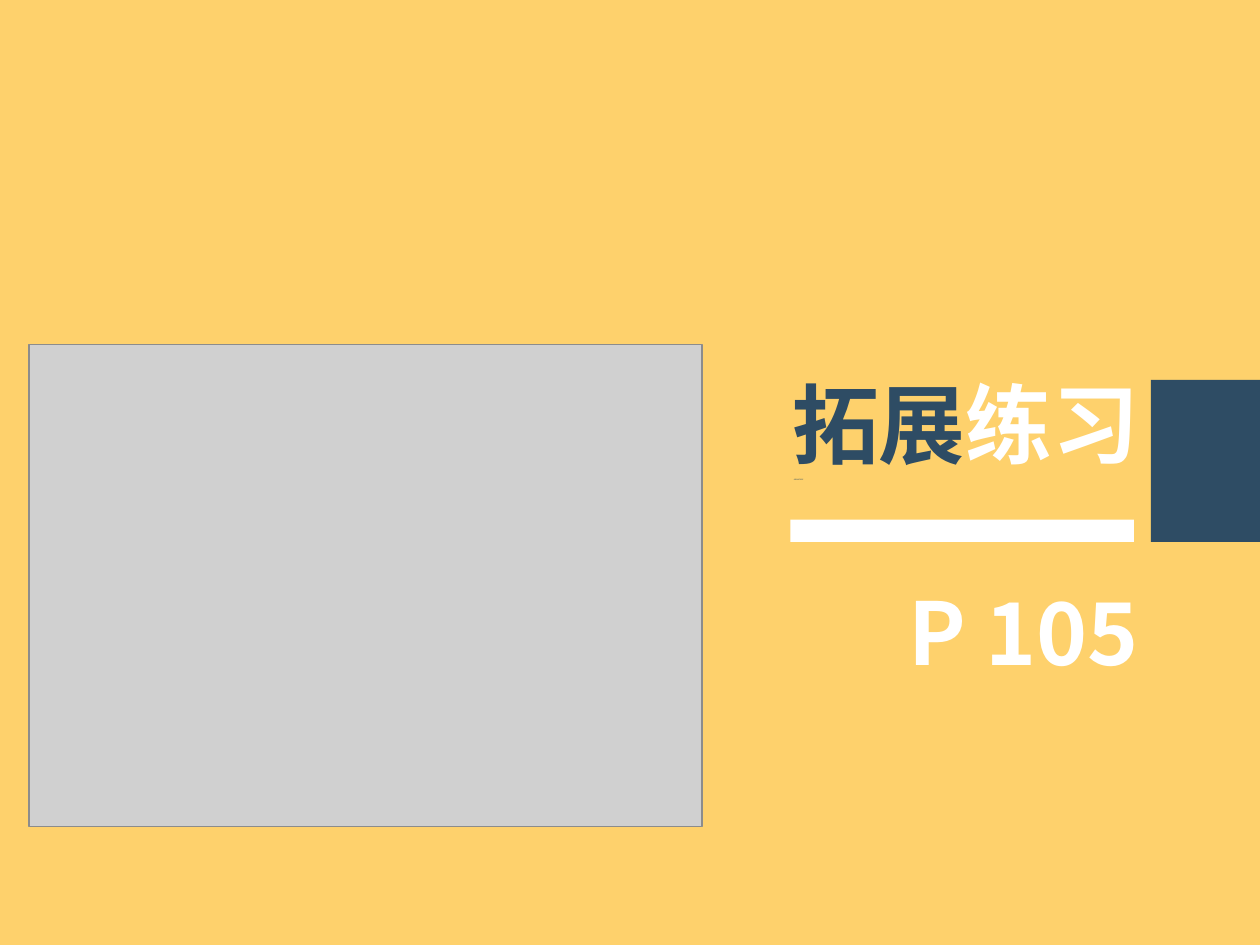
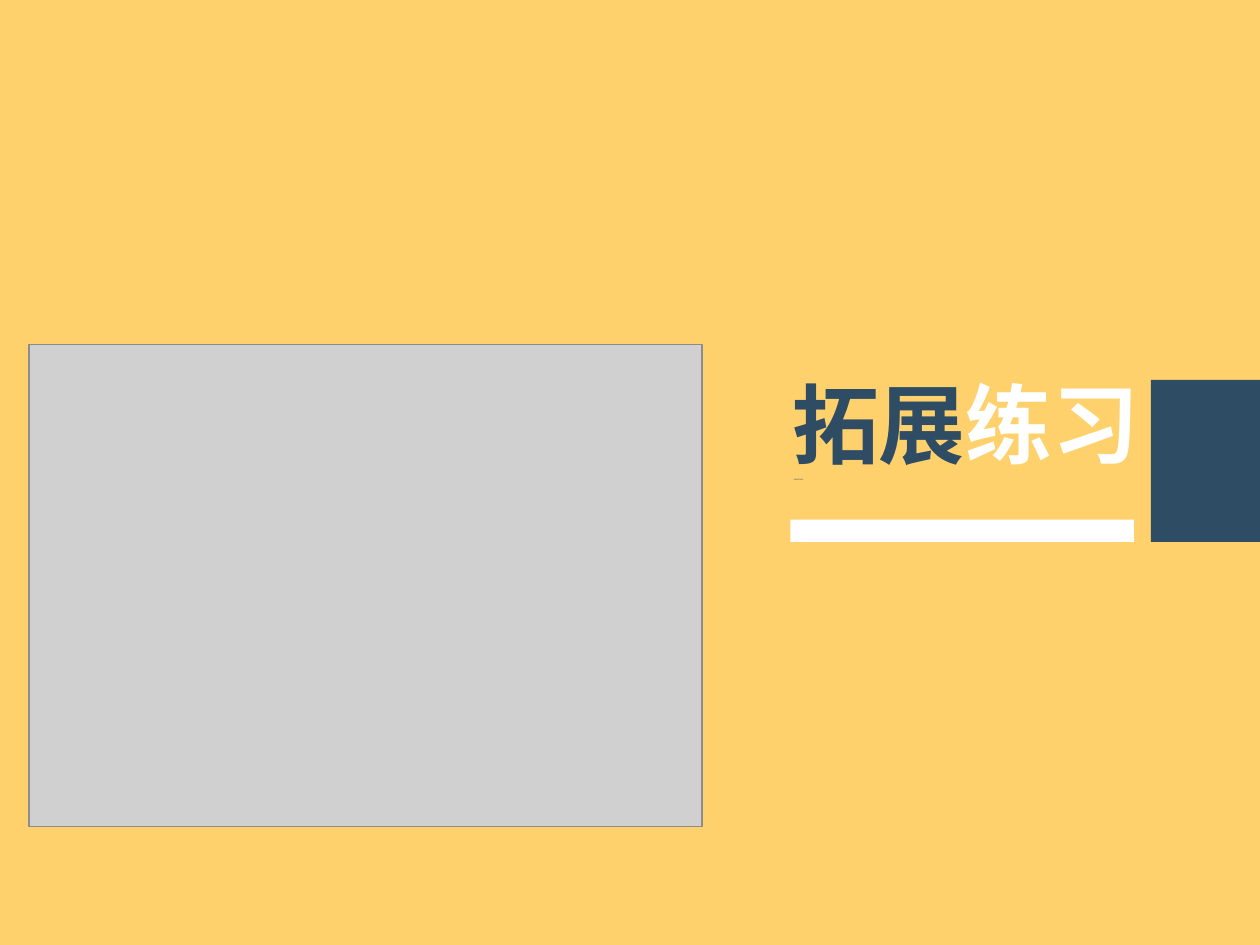
Before and after one commit to hongm32/2020design, a slide deck: slide 11 of 【第12课】二分算法/【第12课】二分算法.pptx. Drawn at 1260x945 pixels with LibreOffice and Linux fonts; fonts in the diff are those of the drawing; grey boxes stand for pictures. Boxes give left, top, right and bottom in pixels: in the first picture for what was removed or moved away, otherwise in the second. Text is boxed around its words. In the diff, an @@ line names an element or a change of style, - is before the commit and + after.

```diff
--- a/【第12课】二分算法/【第12课】二分算法.pptx
+++ b/【第12课】二分算法/【第12课】二分算法.pptx
@@ text at box(908, 601, 1138, 666): paragraph removed @@
-P 105
```
Also in this commit, not shown: 4 other slides changed, 4 other files.
